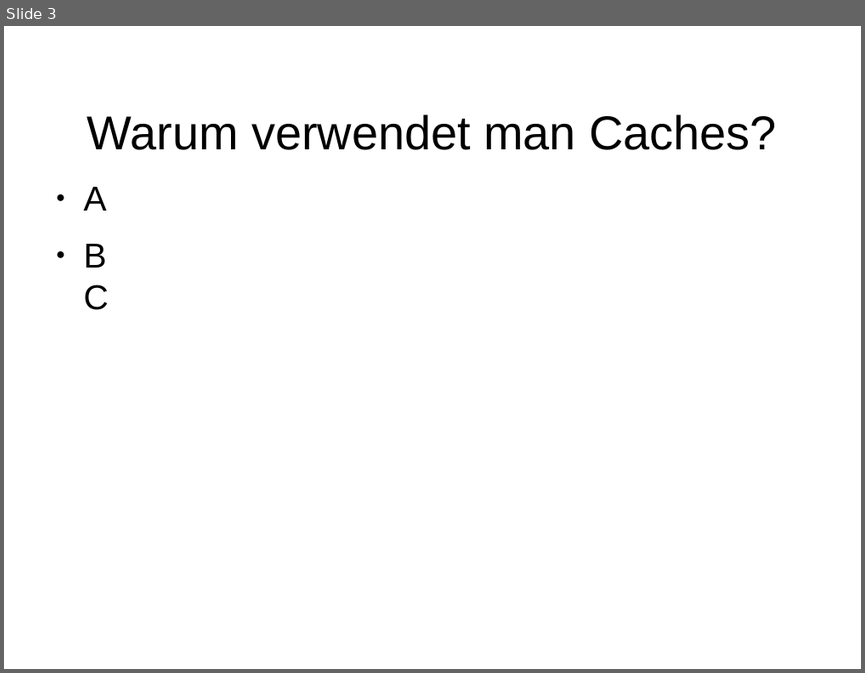
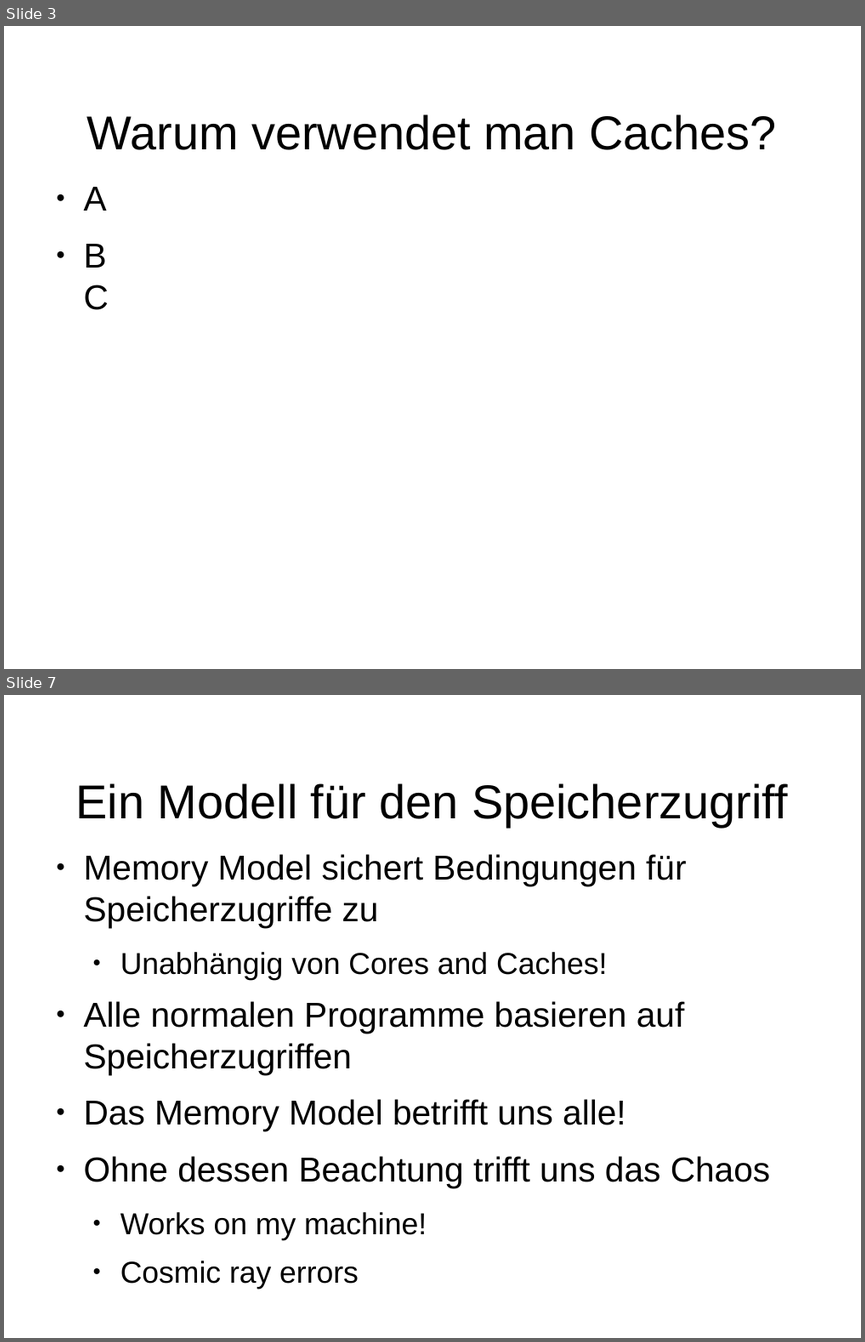
Before and after one commit to dlindner/vorlesung-se2-dhbw, a slide deck: added_2016/Java Memory Model.odp. Shown one above the other, each under a label of ours: slide 3 before the commit, slides 3 and 7 after it; the slides between them are not shown. The pictures are 865x673 and 865x1342 pixels, drawn with LibreOffice and Linux fonts; fonts in the diff are those of the drawing; background and template pictures are left out. Boxes give left, top, right and bottom in pixels: in the first picture for what was removed or moved away, otherwise in the second. Text is boxed around its words. In the diff, an @@ line names an element or a change of style, - is before the commit and + after.

```diff
--- a/added_2016/Java Memory Model.odp
+++ b/added_2016/Java Memory Model.odp
@@ slide 7 added at (x1=4, y1=695, x2=861, y2=1338), background picture (left out) @@
@@ title added at (x1=76, y1=783, x2=787, y2=827), 44 pt, text #000000 @@
+Ein Modell für den Speicherzugriff
@@ text added at (x1=84, y1=854, x2=770, y2=1240), 32 pt, text #000000 @@
+● Memory Model sichert Bedingungen für Speicherzugriffe zu
+  ● Unabhängig von Cores and Caches!
+● Alle normalen Programme basieren auf Speicherzugriffen
+● Das Memory Model betrifft uns alle!
+● Ohne dessen Beachtung trifft uns das Chaos
+  ● Works on my machine!
+  ● Cosmic ray errors
```
Also in this commit, not shown: 1 slide changed, 11 other slides added.
